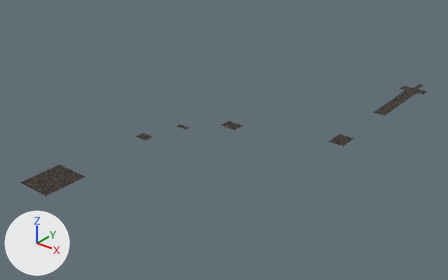
An edit to the glTF model floor_stone.glb, drawn before and after from the same camera.
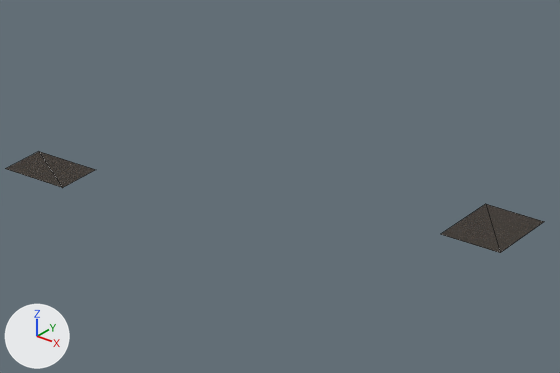
Each version appears first whole from a 50 mm lens placed at (437.0, -1204.0, 458.0), pointed at (-172.0, -444.0, -13.0), and next in a close-up on the part from 49% to 80% of the width and 30% to 63% of the height. The axes (+X, +Y, +Z) are drawn at lower left. The lights are the same throughout. The older version's two pictures come first. The close-ups show mesh edges as thin lines.

The first close-up shows 'floor_stone'.
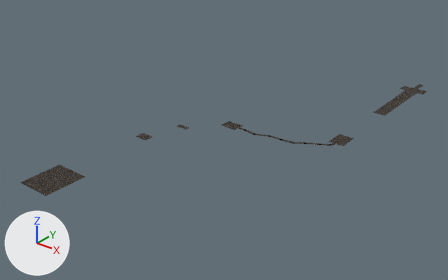
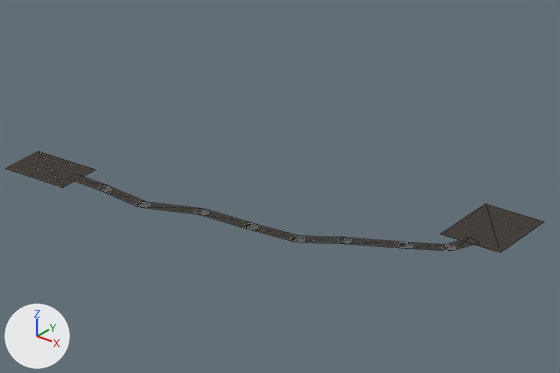
Changed parts and their boxes [x1, y1, x2, y2] in the close-ups (560 x 373 px):
part 1 of me_mesh_0, added
    after: [68, 174, 479, 251]

The change, as a list of edits to the scene's bpy script:
```text
Change me_mesh_0:
    used by ob_floor_stone; location = (0.0, 0.0, 0.0)
    remove me_mesh_0.from_pydata(...)  # 40 vertices, 20 faces; spans x -275.0..25.0, y -782.0..-4.0, z 0.0..16.0
    add me_mesh_0.from_pydata(...)  # 172 vertices, 118 faces; spans x -275.0..25.0, y -782.0..-4.0, z 0.0..16.0
    me_mesh_0 part 1
    117 vertices are added at x -169.0..3.0, y -417.0..-355.0, z 0.0
    7 new vertices lie (-6.0, 0.0, 0.0) away from vertices in x -147.0..-17.0, y -414.0..-378.0, z 0.0
    8 new vertices lie (0.0, 6.0, 0.0) away from vertices in x -169.0..-58.0, y -417.0..-404.0, z 0.0
    98 new faces join them
```
